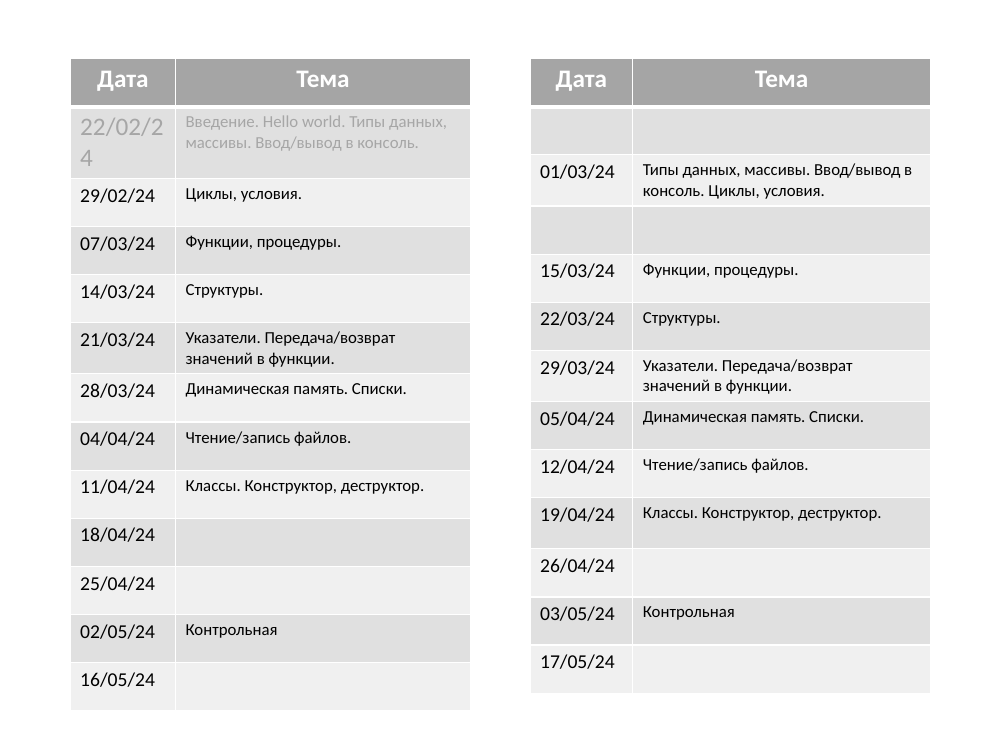
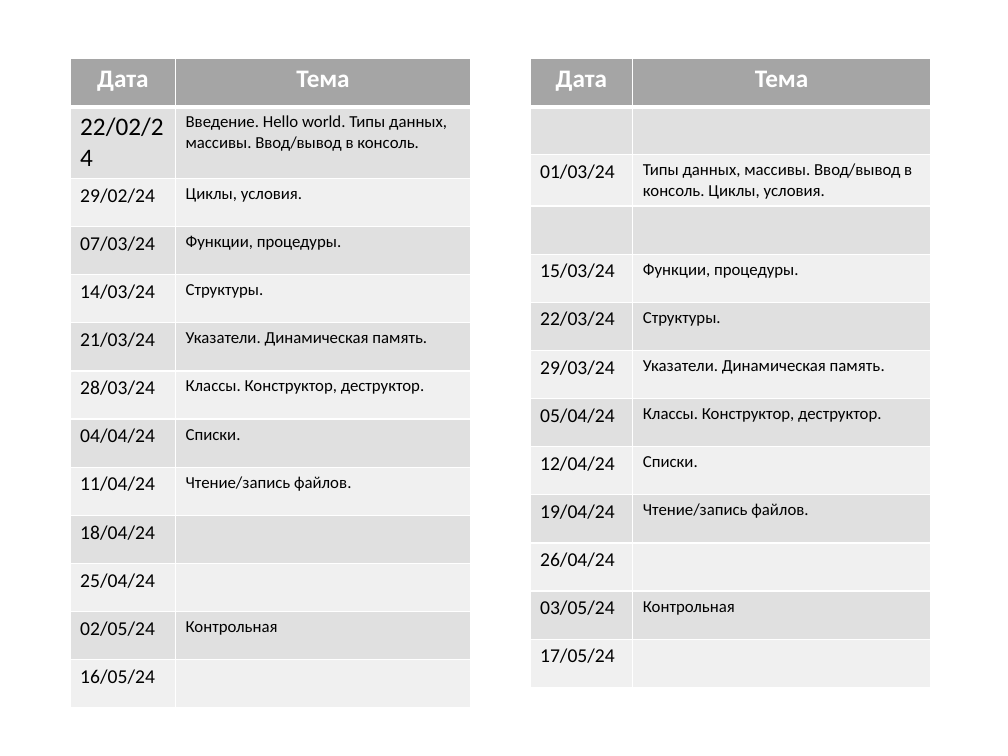
Before and after one commit to AleksandrVakulenko/pascal_24, a slide deck: slide 1 of Lab_1/_1._intro.pptx. Drawn at 1008x756 pixels with LibreOffice and Linux fonts; fonts in the diff are those of the drawing. Boxes give left, top, right and bottom in pixels: in the first picture for what was removed or moved away, otherwise in the second. Text is boxed around its words. In the diff, an @@ line names an element or a change of style, - is before the commit and + after.

```diff
--- a/Lab_1/_1._intro.pptx
+++ b/Lab_1/_1._intro.pptx
@@ table at box(71, 58, 472, 688) @@
-row 6, column 2: Указатели. Передача/возврат значений в функции.
+row 6, column 2: Указатели. Динамическая память.
-row 7, column 2: Динамическая память. Списки.
+row 7, column 2: Классы. Конструктор, деструктор.
-row 8, column 2: Чтение/запись файлов.
+row 8, column 2: Списки.
-row 9, column 2: Классы. Конструктор, деструктор.
+row 9, column 2: Чтение/запись файлов.
@@ text colour #A6A6A6 to #000000 in "22/02/24", "Введение. Hello world. Типы данных, массивы. Ввод/вывод ..." @@
@@ table at box(530, 58, 930, 686) @@
-row 7, column 2: Указатели. Передача/возврат значений в функции.
+row 7, column 2: Указатели. Динамическая память.
-row 8, column 2: Динамическая память. Списки.
+row 8, column 2: Классы. Конструктор, деструктор.
-row 9, column 2: Чтение/запись файлов.
+row 9, column 2: Списки.
-row 10, column 2: Классы. Конструктор, деструктор.
+row 10, column 2: Чтение/запись файлов.
```
Also in this commit, not shown: 9 other files.
